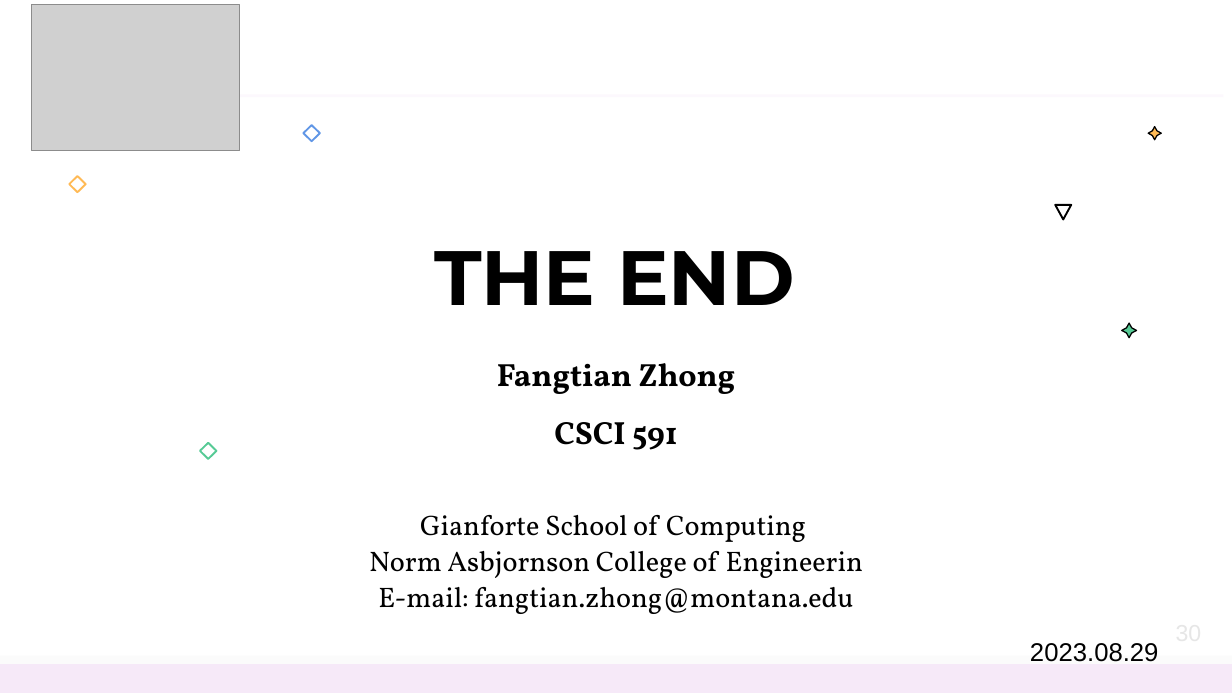
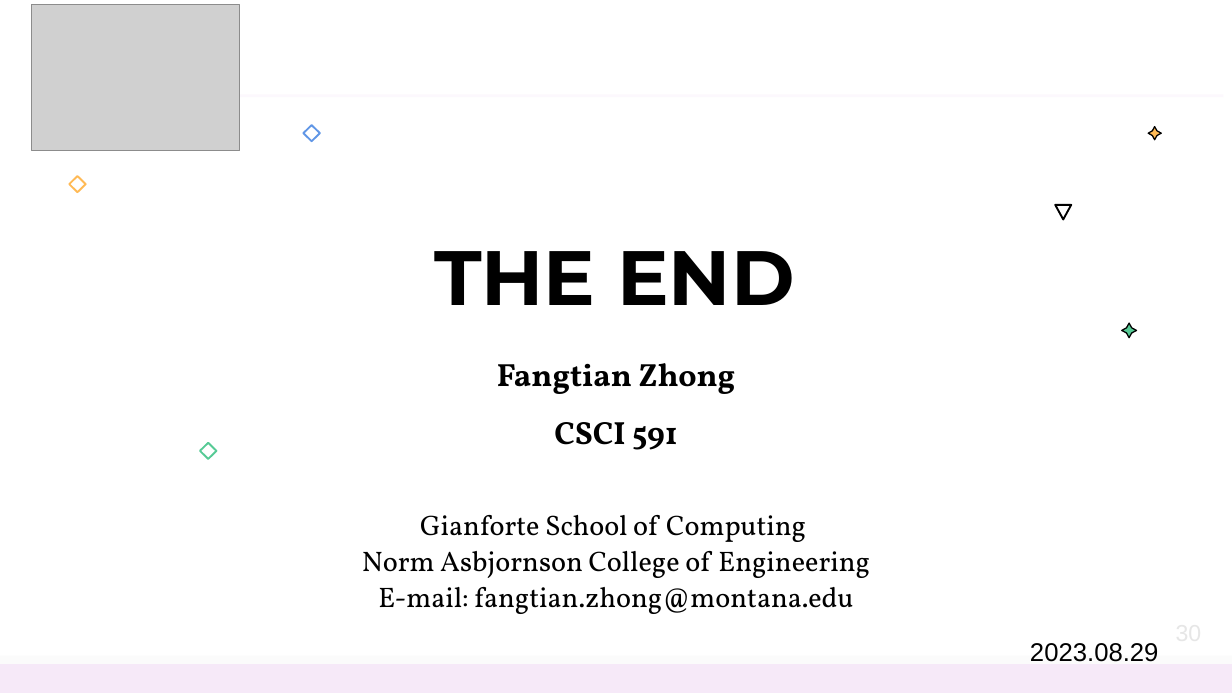
Before and after one commit to fangtian-zhong/fangtian-zhong.github.io, a slide deck: slide 30 of assets/slides/CSCI_591_Malicious_Code_Analysis_1.pptx. Drawn at 1232x693 pixels with LibreOffice and Linux fonts; fonts in the diff are those of the drawing; grey boxes stand for pictures; background and template pictures are left out. Boxes give left, top, right and bottom in pixels: in the first picture for what was removed or moved away, otherwise in the second. Text is boxed around its words. In the diff, an @@ line names an element or a change of style, - is before the commit and + after.

```diff
--- a/assets/slides/CSCI_591_Malicious_Code_Analysis_1.pptx
+++ b/assets/slides/CSCI_591_Malicious_Code_Analysis_1.pptx
@@ text at box(362, 551, 870, 578): text changed @@
-Norm Asbjornson College of Engineerin
+Norm Asbjornson College of Engineering
```
Also in this commit, not shown: 1 other slide changed.
